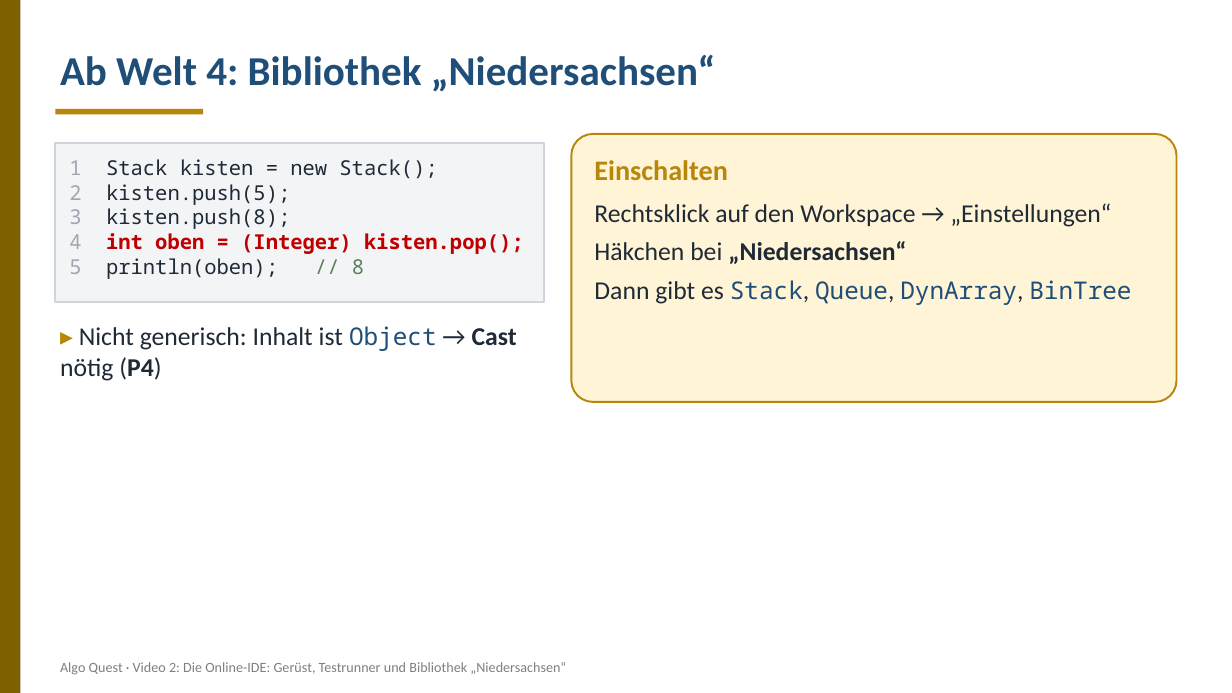
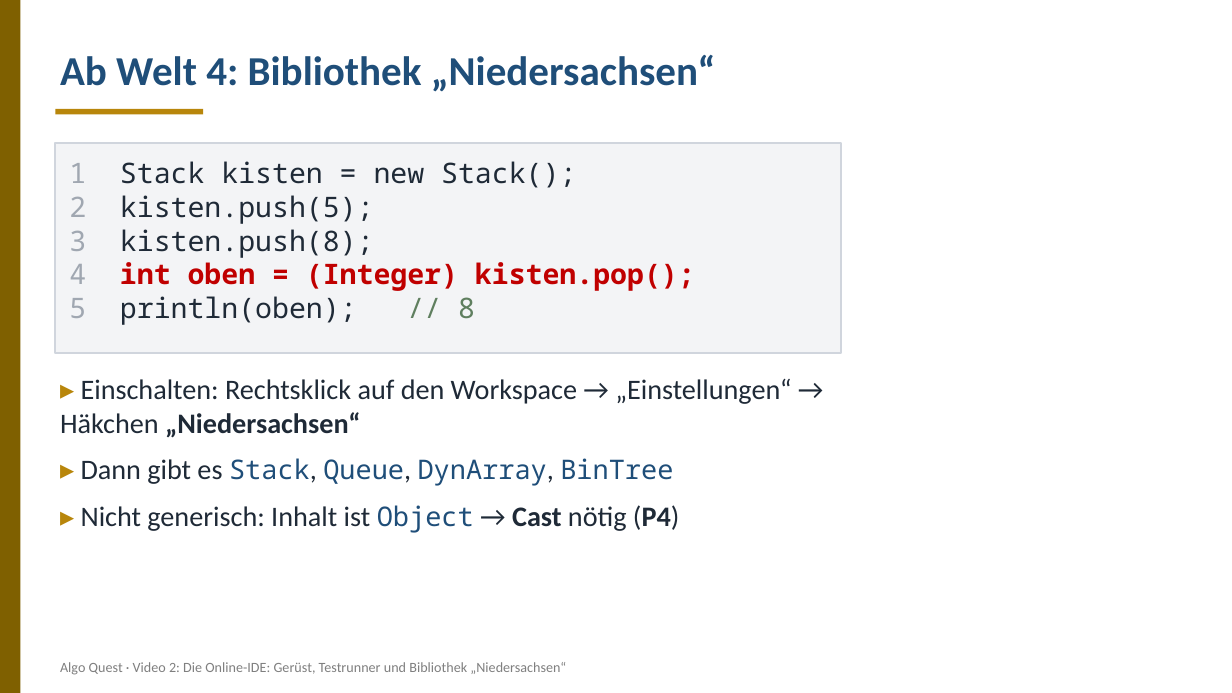
Before and after one commit to frankjuchim/AlgoQuest, a slide deck: slide 13 of materialien/Videos/02_Online-IDE_und_Testrunner/AQ_Video02_Online-IDE_und_Testrunner_Folien.pptx. Drawn at 1232x693 pixels with LibreOffice and Linux fonts; fonts in the diff are those of the drawing. Boxes give left, top, right and bottom in pixels: in the first picture for what was removed or moved away, otherwise in the second. Text is boxed around its words. In the diff, an @@ line names an element or a change of style, - is before the commit and + after.

```diff
--- a/materialien/Videos/02_Online-IDE_und_Testrunner/AQ_Video02_Online-IDE_und_Testrunner_Folien.pptx
+++ b/materialien/Videos/02_Online-IDE_und_Testrunner/AQ_Video02_Online-IDE_und_Testrunner_Folien.pptx
@@ rectangle: place and size @@
-rectangle at <box>55,143,543,302</box>
+rectangle at <box>55,143,841,353</box>
@@ rounded rectangle removed at <box>571,134,1177,402</box> @@
@@ text "1 Stack kisten = new ..." at <box>69,161,695,325</box>: size 16 to 22 pt @@
@@ text removed at <box>594,160,1131,305</box> @@
-Einschalten
-Rechtsklick auf den Workspace → „Einstellungen“
-Häkchen bei „Niedersachsen“
-Dann gibt es Stack, Queue, DynArray, BinTree
@@ text "▸ Einschalten: Rechtsklick auf den ...": place and size @@
-text "▸ Einschalten: Rechtsklick auf den ..." at <box>60,326,517,381</box>
+text "▸ Einschalten: Rechtsklick auf den ..." at <box>60,379,791,533</box>
@@ text at <box>60,379,791,486</box>: paragraphs added @@
+▸ Einschalten: Rechtsklick auf den Workspace → „Einstellungen“ → Häkchen „Niedersachsen“
+▸ Dann gibt es Stack, Queue, DynArray, BinTree
@@ text at <box>81,505,679,533</box>: size 20 to 22 pt in "▸ Nicht generisch: Inhalt ist → Cast ..."; size 19 to 21 pt in "Object" @@
```
Also in this commit, not shown: 8 other slides changed, 1 other file.
